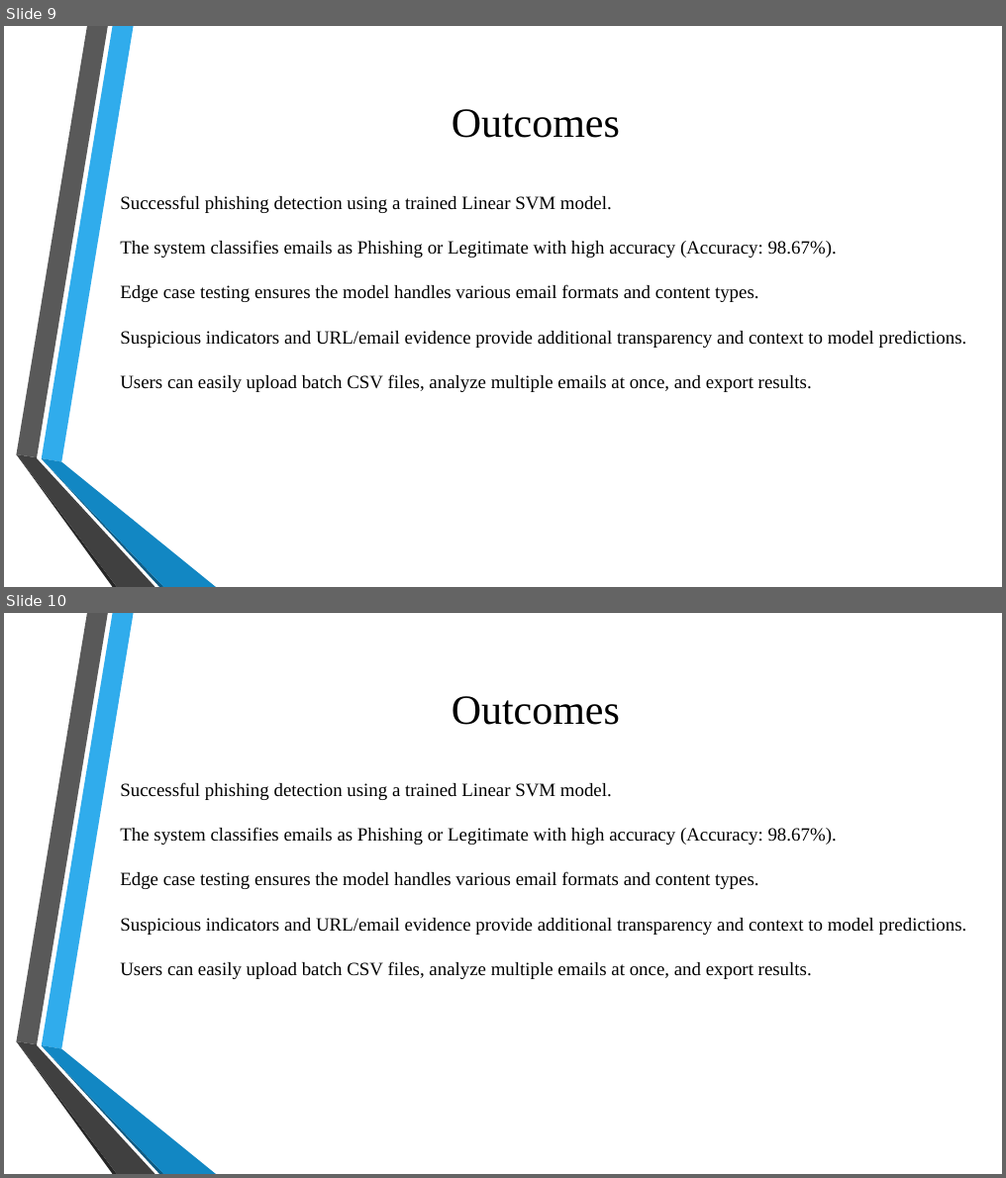
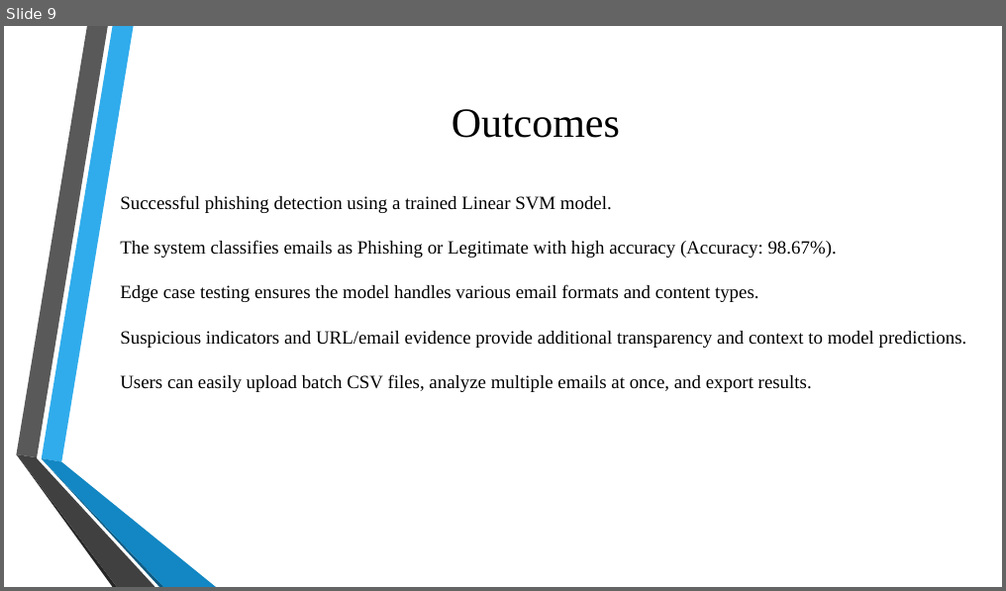
Before and after one commit to Raeken337/phishing-email-detection-system, a slide deck: Phishing Detection System_Slide_Deck .pptx. Shown one above the other, each under a label of ours: slides 9 and 10 before the commit, slide 9 after it. The pictures are 1006x1178 and 1006x591 pixels, drawn with LibreOffice and Linux fonts; fonts in the diff are those of the drawing; background and template pictures are left out. Boxes give left, top, right and bottom in pixels: in the first picture for what was removed or moved away, otherwise in the second. Text is boxed around its words. In the diff, an @@ line names an element or a change of style, - is before the commit and + after.

```diff
--- a/Phishing Detection System_Slide_Deck .pptx
+++ b/Phishing Detection System_Slide_Deck .pptx
@@ slide 9 removed at [4, 26, 1002, 587], background picture (left out); not listed: 6 template elements that a slide beside it also shows @@
@@ title removed at [451, 109, 620, 138] @@
-Outcomes
@@ text removed at [120, 195, 967, 392] @@
-Successful phishing detection using a trained Linear SVM model.
-The system classifies emails as Phishing or Legitimate with high accuracy (Accuracy: 98.67%).
-Edge case testing ensures the model handles various email formats and content types.
-Suspicious indicators and URL/email evidence provide additional transparency and context to model predictions.
-Users can easily upload batch CSV files, analyze multiple emails at once, and export results.
@@ what was slide 10 is now slide 9 @@
```
Also in this commit, not shown: 1 slide changed, 1 other file.
